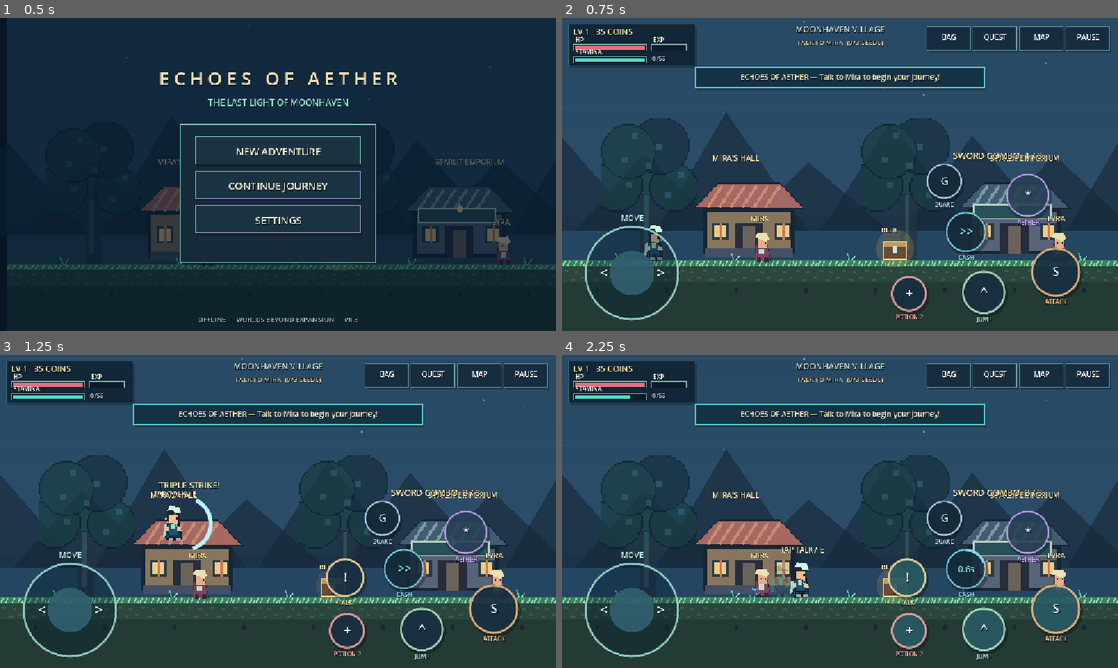
Above: before the commit, frames 1-4 (two rows, left to right).
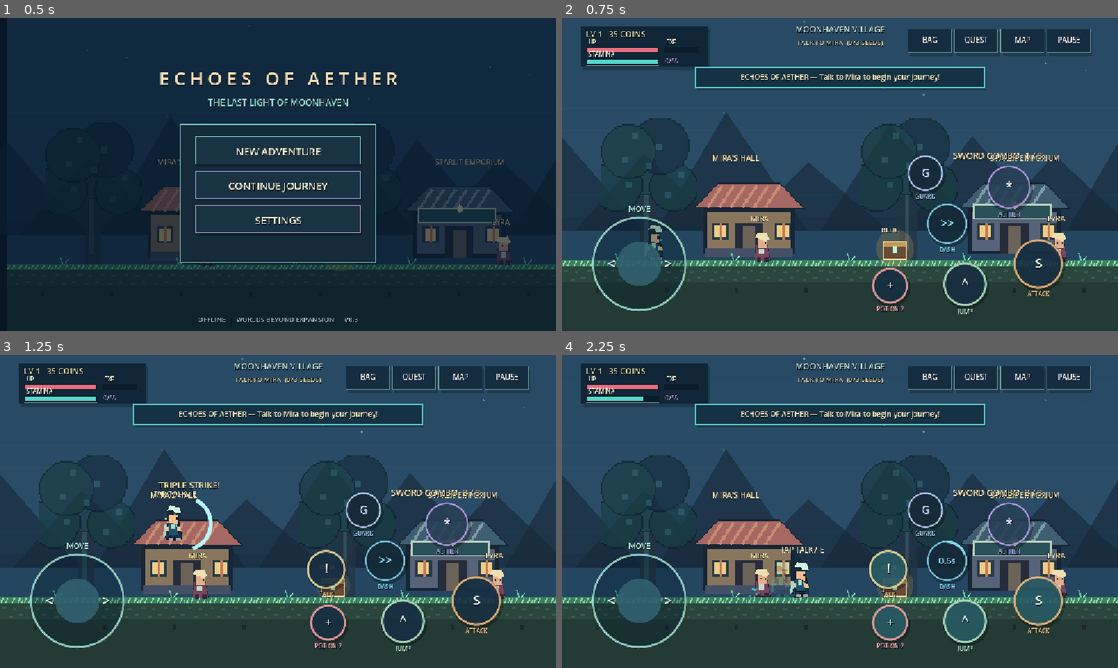
Above: after the commit, the same moments.

Repository: LokiJ07/EchoesOfAether
Game: Godot game, scene res://scenes/Main.tscn
Same seed, same stepped clock (60 frames per second), same inputs: the game is played once before the commit and once after it.
Inputs (mouse positions are in pixels of both pictures, inside the frame that each line leads up to):
- Up to frame 1 (0.5 s): no input
- Up to frame 2 (0.75 s): tap Enter at 0.5 s; move the mouse to (962, 158) at 0.52 s; hold D from 0.53 s (still down); hold J from 0.53 s (still down); click (962, 158) at 0.67 s
- Up to frame 3 (1.25 s): keep holding D; keep holding J; tap Space at 0.77 s
- Up to frame 4 (2.25 s): release D at 1.25 s; release J at 1.25 s; drag from (728, 527) to (812, 574) at 1.27 s; move the mouse to (895, 442) at 2.02 s; hold D from 2.03 s (still down); tap Shift at 2.1 s; click (895, 442) at 2.17 s

Frame 1 is identical in both runs. In frame 2, 8.2% of the frame differs, in the area x 1-99%, y 2-98%; in frame 3, 9.0%; in frame 4, 11%.

Commit message:
feat(android): responsive HUD for phone/tablet ratios, fix mastery save regression

Diff:
--- a/scripts/Game.gd
+++ b/scripts/Game.gd
@@ -1031,9 +1031,15 @@
 		portal_unlocked[3] = true
 	expansion_completed = bool(data.get("expansion_completed", false)) or bool(world_bosses_cleared[2])
 	total_kills = maxi(0, int(data.get("total_kills", 0)))
-	mastery_rewards = data.get("mastery_rewards", [])
-	if not mastery_rewards is Array:
-		mastery_rewards = []
+	# JSON numeric arrays can contain floats; normalize milestone IDs to integers
+	# before using Array.has(), so the reward never repeats after reopening the app.
+	mastery_rewards.clear()
+	var saved_rewards = data.get("mastery_rewards", [])
+	if saved_rewards is Array:
+		for item in saved_rewards:
+			var milestone: int = int(item)
+			if milestone in [12, 30, 60] and not mastery_rewards.has(milestone):
+				mastery_rewards.append(milestone)
 	guard_window = 0.0
 	guard_cooldown = 0.0
 	combo_stage = 0
@@ -1104,7 +1110,7 @@
 			touch_axis = joystick_axis_from_position(event.position)
 
 func joystick_axis_from_position(pos: Vector2) -> float:
-	var axis := clampf((pos.x - joystick_base.x) / (78.0 * hud.control_scale), -1.0, 1.0)
+	var axis := clampf((pos.x - joystick_base.x) / (78.0 * hud.active_control_scale()), -1.0, 1.0)
 	return 0.0 if absf(axis) < 0.12 else axis
 
 func touch_press(pos: Vector2, id: int) -> void:
@@ -1119,7 +1125,7 @@
 	var controls = hud.control_centers()
 	for key in controls:
 		var center: Vector2 = controls[key]
-		var hit_radius: float = (58.0 if key == "attack" else (51.0 if key in ["jump", "skill", "guard"] else 46.0)) * hud.control_scale
+		var hit_radius: float = (58.0 if key == "attack" else (51.0 if key in ["jump", "skill", "guard"] else 46.0)) * hud.active_control_scale()
 		if center.distance_to(pos) < hit_radius:
 			match key:
 				"attack":
@@ -1133,7 +1139,7 @@
 				"potion": heal()
 				"interact": interact()
 			return
-	if pos.distance_to(hud.joystick_center()) < 111.0 * hud.control_scale and joystick_touch < 0:
+	if pos.distance_to(hud.joystick_center()) < 111.0 * hud.active_control_scale() and joystick_touch < 0:
 		joystick_touch = id
 		# Always anchor on the visual thumbstick for predictable directional input.
 		joystick_base = hud.joystick_center()
@@ -1218,7 +1224,9 @@
 		var tx = float(tile) * 48.0
 		if ground_y(tx + 22.0) < 0.0: continue
 		var earth: Color = Color("243a35") if tx < 4750 else (Color("27283b") if tx < 8400 else (Color("133949") if tx < 10800 else (Color("29445b") if tx < 12900 else Color("203b32"))))
-		draw_rect(Rect2(tx, FLOOR_Y + 10, 49, 190), earth)
+		# Fill the complete visible ground on taller 4:3 tablets as well as wide phones.
+		var view_bottom: float = camera.position.y + get_viewport_rect().size.y * 0.5 / maxf(0.1, camera.zoom.y) + 90.0
+		draw_rect(Rect2(tx, FLOOR_Y + 10, 49, maxf(190.0, view_bottom - FLOOR_Y)), earth)
 		var ground_tex: Texture2D = GRASS if tx < 4750 or tx >= 12900 else ROCK
 		var ground_tint: Color = Color("bdefff") if tx >= 8400 and tx < 10800 else (Color("b0d8ee") if tx >= 10800 and tx < 12900 else Color.WHITE)
 		draw_texture_rect(ground_tex, Rect2(tx, FLOOR_Y - 1, 49, 46), false, ground_tint)
--- a/scripts/HUD.gd
+++ b/scripts/HUD.gd
@@ -21,13 +21,45 @@
 	mouse_filter = Control.MOUSE_FILTER_IGNORE
 	load_control_layout()
 
+# Adapt coordinates to the real phone aspect ratio; the Godot "expand" viewport
+# makes screen size variable (16:9, 19.5:9, 20:9, tablets, cutout-safe margins).
+func safe_layout_rect(view: Vector2) -> Rect2:
+	var margin_x: float = clampf(view.x * 0.034, 18.0, 64.0)
+	var margin_y: float = clampf(view.y * 0.026, 10.0, 24.0)
+	return Rect2(Vector2(margin_x, margin_y),
+		Vector2(maxf(1.0, view.x - margin_x * 2.0), maxf(1.0, view.y - margin_y * 2.0)))
+
+func screen_scale_for(view: Vector2) -> float:
+	return clampf(minf(view.x / 1152.0, view.y / 648.0), 0.72, 1.18)
+
+func active_control_scale() -> float:
+	return control_scale * screen_scale_for(size)
+
+func default_control_centers_for(view: Vector2) -> Dictionary:
+	var bounds: Rect2 = safe_layout_rect(view)
+	var right: float = bounds.end.x
+	var bottom: float = bounds.end.y
+	var factor: float = screen_scale_for(view)
+	return {"joystick": Vector2(bounds.position.x + 121.0 * factor, bottom - 122.0 * factor),
+		"attack": Vector2(right - 126.0 * factor, bottom - 122.0 * factor),
+		"jump": Vector2(right - 278.0 * factor, bottom - 80.0 * factor),
+		"dash": Vector2(right - 315.0 * factor, bottom - 205.0 * factor),
+		"skill": Vector2(right - 187.0 * factor, bottom - 281.0 * factor),
+		"potion": Vector2(right - 433.0 * factor, bottom - 77.0 * factor),
+		"interact": Vector2(right - 437.0 * factor, bottom - 187.0 * factor),
+		"guard": Vector2(right - 360.0 * factor, bottom - 310.0 * factor)}
+
 func default_control_centers() -> Dictionary:
-	var w: float = size.x
-	var h: float = size.y
-	return {"joystick": Vector2(145.0, h - 120.0), "attack": Vector2(w - 129.0, h - 122.0),
-		"jump": Vector2(w - 278.0, h - 80.0), "dash": Vector2(w - 315.0, h - 205.0),
-		"skill": Vector2(w - 187.0, h - 281.0), "potion": Vector2(w - 433.0, h - 77.0),
-		"interact": Vector2(w - 437.0, h - 187.0), "guard": Vector2(w - 360.0, h - 310.0)}
+	return default_control_centers_for(size)
+
+func clamp_control_point(at: Vector2, view: Vector2) -> Vector2:
+	var bounds: Rect2 = safe_layout_rect(view)
+	var margin: float = 56.0 * control_scale * screen_scale_for(view)
+	var min_x: float = bounds.position.x + margin
+	var max_x: float = maxf(min_x, bounds.end.x - margin)
+	var min_y: float = maxf(165.0 * screen_scale_for(view), bounds.position.y + 105.0 * screen_scale_for(view))
+	var max_y: float = maxf(min_y, bounds.end.y - margin)
+	return Vector2(clampf(at.x, min_x, max_x), clampf(at.y, min_y, max_y))
 
 func control_position(key: String) -> Vector2:
 	var defaults: Dictionary = default_control_centers()
@@ -35,7 +67,8 @@
 		return Vector2.ZERO
 	if custom_positions.has(key):
 		var coords: Array = custom_positions[key]
-		return Vector2(float(coords[0]) * size.x, float(coords[1]) * size.y)
+		return clamp_control_point(Vector2(float(coords[0]) * size.x,
+			float(coords[1]) * size.y), size)
 	return defaults[key]
 
 func joystick_center() -> Vector2:
@@ -51,9 +84,7 @@
 func set_control_position(key: String, at: Vector2) -> void:
 	if not CONTROL_KEYS.has(key) or size.x <= 0.0 or size.y <= 0.0:
 		return
-	var safe_margin: float = 64.0 * control_scale
-	var target: Vector2 = Vector2(clampf(at.x, safe_margin, maxf(safe_margin, size.x - safe_margin)),
-		clampf(at.y, 132.0 + 20.0 * control_scale, maxf(132.0, size.y - safe_margin)))
+	var target: Vector2 = clamp_control_point(at, size)
 	custom_positions[key] = [target.x / size.x, target.y / size.y]
 	queue_redraw()
 
@@ -98,7 +129,7 @@
 		return false
 	if handle_menu_press(at):
 		return true
-	var closest := 115.0 * control_scale
+	var closest := 115.0 * active_control_scale()
 	var selected := ""
 	for key in CONTROL_KEYS:
 		var distance: float = control_position(key).distance_to(at)
@@ -243,7 +274,7 @@
 	menu_buttons.append({"rect": rect, "key": code})
 
 func control_button(at: Vector2, radius: float, letter: String, label: String, tint: Color) -> void:
-	radius *= control_scale
+	radius *= active_control_scale()
 	draw_circle(at + Vector2(3, 5), radius + 2, faded(Color(0, 0, 0, 0.31)))
 	draw_circle(at, radius, faded(Color("183044") if game.dash_timer <= 0.0 else Color("295c66")))
 	draw_arc(at, radius - 2, 0, TAU, 36, faded(tint), 3.0, true)
@@ -252,7 +283,7 @@
 
 func draw_dash_button(at: Vector2) -> void:
 	var tint := Color("84d9f0")
-	var radius: float = 42.0 * control_scale
+	var radius: float = 42.0 * active_control_scale()
 	draw_circle(at + Vector2(3, 5), radius + 2.0, faded(Color(0, 0, 0, 0.31)))
 	draw_circle(at, radius, faded(Color("162c39")))
 	draw_arc(at, radius - 2.0, 0.0, TAU, 36, faded(tint), 2.0, true)
@@ -264,7 +295,7 @@
 	centered(at.x, at.y + radius + 16, "DASH", 12, tint)
 
 func draw_guard_button(at: Vector2) -> void:
-	var radius: float = 37.0 * control_scale
+	var radius: float = 37.0 * active_control_scale()
 	var tint := Color("c2d5fb")
 	var active: bool = game.guard_window > 0.0
 	draw_circle(at + Vector2(3, 5), radius + 2.0, faded(Color(0, 0, 0, 0.31)))
@@ -284,7 +315,7 @@
 	return "READY"
 
 func draw_skill_button(at: Vector2) -> void:
-	var radius: float = 45.0 * control_scale
+	var radius: float = 45.0 * active_control_scale()
 	var tint := Color("c6a2f5")
 	var recharging: bool = game.skill_timer > 0.0
 	var low_stamina: bool = game.stamina < 35.0
@@ -357,33 +388,39 @@
 
 func draw_game_status(w: float, h: float) -> void:
 	# Compact status strip: never blocks the central gameplay corridor.
-	box(Rect2(13, 12, 263, 85), Color("112636"), Color("3d7278"), 1.0)
-	text(Vector2(23, 35), "LV %d   %d COINS" % [game.level, game.coins], 17, Color("e9d69a"))
-	bar(Vector2(24, 55), 151, game.hp / game.max_hp, Color("e86d81"), "HP")
-	bar(Vector2(24, 80), 151, game.stamina / game.max_stamina, Color("57d5c8"), "STAMINA")
+	var safe_origin: Vector2 = safe_layout_rect(Vector2(w, h)).position - Vector2(13.0, 12.0)
+	box(Rect2(Vector2(13, 12) + safe_origin, Vector2(263, 85)), Color("112636"), Color("3d7278"), 1.0)
+	text(Vector2(23, 35) + safe_origin, "LV %d   %d COINS" % [game.level, game.coins], 17, Color("e9d69a"))
+	bar(Vector2(24, 55) + safe_origin, 151, game.hp / game.max_hp, Color("e86d81"), "HP")
+	bar(Vector2(24, 80) + safe_origin, 151, game.stamina / game.max_stamina, Color("57d5c8"), "STAMINA")
 	var needed = maxi(1, game.level * 55)
-	bar(Vector2(185, 55), 73, float(game.exp_points) / float(needed), Color("c9a0ee"), "EXP")
-	text(Vector2(187, 89), "%d/%d" % [game.exp_points, needed], 13, Color("d3c3e7"))
-	centered(w / 2.0, 30, game.area_name(), 17, Color("cfdecb"))
+	bar(Vector2(185, 55) + safe_origin, 73, float(game.exp_points) / float(needed), Color("c9a0ee"), "EXP")
+	text(Vector2(187, 89) + safe_origin, "%d/%d" % [game.exp_points, needed], 13, Color("d3c3e7"))
+	var bounds: Rect2 = safe_layout_rect(Vector2(w, h))
+	# Compact portrait-ish landscape/tablets need the area title below the top buttons.
+	var compact: bool = w < 1080.0
+	var title_y: float = 96.0 if compact else 30.0
+	var quest_y: float = 122.0 if compact else 55.0
+	centered(bounds.get_center().x, title_y, game.area_name(), 17, Color("cfdecb"))
 	if game.quest_stage < 3:
 		var quest_label = ("TALK TO MIRA  (%d/3 SEEDS)" % game.seeds) if game.quest_stage == 0 else ("AETHER SEEDS %d/3" % game.seeds if game.quest_stage == 1 else "DEFEAT THE WARDEN")
-		centered(w / 2.0, 55, quest_label, 14, Color("e4c891"))
+		centered(bounds.get_center().x, quest_y, quest_label, 14, Color("e4c891"))
 	else:
-		centered(w / 2.0, 55, "VALLEY SAVED — MAIN QUEST COMPLETE", 14, Color("a7f2bc"))
+		centered(bounds.get_center().x, quest_y, "VALLEY SAVED — MAIN QUEST COMPLETE", 14, Color("a7f2bc"))
 	for i in range(4):
 		var label = ["BAG", "QUEST", "MAP", "PAUSE"][i]
 		var key = ["bag", "quest", "map", "pause"][i]
-		var r = Rect2(w - 396 + i * 96, 18, 90, 49)
+		var r = Rect2(bounds.end.x - 396.0 + float(i) * 96.0, bounds.position.y + 6.0, 90.0, 49.0)
 		box(r, Color("162d40"), Color("6a9f9c"), 1.0)
 		centered(r.position.x + r.size.x / 2.0, r.position.y + 28, label, 15)
 		top_buttons.append({"rect": r, "key": key})
 
 func draw_mobile_controls(w: float, h: float) -> void:
 	var joy: Vector2 = joystick_center()
-	var radius: float = 99.0 * control_scale
+	var radius: float = 99.0 * active_control_scale()
 	draw_circle(joy, radius, faded(Color(0.02, 0.12, 0.18, 0.42)))
 	draw_arc(joy, radius - 3.0, 0, TAU, 52, faded(Color("a0dccd")), 3.0, true)
-	draw_circle(joy + Vector2(game.touch_axis * 55.0 * control_scale, 0), 46.0 * control_scale, faded(Color("31616f")))
+	draw_circle(joy + Vector2(game.touch_axis * 55.0 * active_control_scale(), 0), 46.0 * active_control_scale(), faded(Color("31616f")))
 	centered(joy.x, joy.y - radius - 9.0, "MOVE", 16, Color("b3e8dc"))
 	text(joy + Vector2(-66, 10), "<", 28, Color("e2f5f3"))
 	text(joy + Vector2(51, 10), ">", 28, Color("e2f5f3"))
@@ -544,9 +581,11 @@
 
 func draw_hud_editor(w: float, h: float) -> void:
 	# Editor displays actual mobile controls over the world; drag a control to relocate it.
-	var toolbar := Rect2(w * 0.5 - 525.0, 103.0, 1050.0, 118.0)
+	var bounds: Rect2 = safe_layout_rect(Vector2(w, h))
+	var toolbar_width: float = minf(1050.0, bounds.size.x - 12.0)
+	var toolbar: Rect2 = Rect2((w - toolbar_width) * 0.5, bounds.position.y + 91.0, toolbar_width, 118.0)
 	box(toolbar, Color(0.04, 0.09, 0.17, 0.92), Color("8bb4ca"), 2.0)
-	centered(w * 0.5, 127.0, "DRAG ANY CONTROL TO MOVE IT", 18, Color("f0eacb"))
+	centered(w * 0.5, toolbar.position.y + 24.0, "DRAG ANY CONTROL TO MOVE IT", 18, Color("f0eacb"))
 	var actions = [
 		{"name": "SMALLER", "key": "hud_smaller"},
 		{"name": "LARGER", "key": "hud_larger"},
@@ -556,12 +595,13 @@
 		{"name": "SAVE & EXIT", "key": "hud_done"}
 	]
 	for i in range(actions.size()):
-		var x: float = toolbar.position.x + 16.0 + float(i) * 173.0
-		menu_button(Rect2(x, 147.0, 164.0, 54.0), actions[i]["name"], actions[i]["key"],
+		var slot: float = (toolbar_width - 24.0) / float(actions.size())
+		var x: float = toolbar.position.x + 12.0 + float(i) * slot
+		menu_button(Rect2(x, toolbar.position.y + 45.0, slot - 8.0, 54.0), actions[i]["name"], actions[i]["key"],
 			Color("f0b7aa") if i == 4 else Color("91d8cd"))
 	centered(w * 0.5, h - 20.0, "SIZE %d%%     OPACITY %d%%    |    Positions saved automatically" % [int(control_scale * 100.0), int(control_opacity * 100.0)], 15, Color("e8dfbc"))
 	if editor_key != "":
-		draw_arc(control_position(editor_key), 74.0 * control_scale, 0, TAU, 52, Color("ffe4a0"), 4.0, true)
+		draw_arc(control_position(editor_key), 74.0 * active_control_scale(), 0, TAU, 52, Color("ffe4a0"), 4.0, true)
 
 func draw_defeat(w: float, h: float) -> void:
 	var r = modal(w, h, "YOUR LIGHT HAS FADED", 580, 360)
--- a/tests/v06_custom_hud.gd
+++ b/tests/v06_custom_hud.gd
@@ -114,5 +114,17 @@
 	legacy.store_string(JSON.stringify(old))
 	legacy.close()
 	if not check(game.load_game() and game.level == 3 and game.quest_stage == 2 and game.total_kills == 0 and game.mastery_rewards.is_empty(), "v0.3 saves migrate with safe v0.6 defaults"): return
+	# Responsive layout is computed from the current viewport, not a fixed 16:9 image.
+	for simulated_view in [Vector2(960, 540), Vector2(1152, 648), Vector2(1440, 648),
+		Vector2(1152, 864), Vector2(1920, 648)]:
+		var safe: Rect2 = hud.safe_layout_rect(simulated_view)
+		var controls: Dictionary = hud.default_control_centers_for(simulated_view)
+		var factor: float = hud.screen_scale_for(simulated_view)
+		if not check(factor >= 0.72 and factor <= 1.18, "Screen scale stays within reasonable touch size"): return
+		for key in hud.CONTROL_KEYS:
+			if not check(safe.has_point(controls[key]), "Control %s stays within safe margins on %s" % [key, str(simulated_view)]): return
+		if not check(controls["joystick"].x < controls["potion"].x and controls["jump"].x < controls["attack"].x, "No left/right cluster inversion on %s" % str(simulated_view)): return
+		if not check(controls["attack"].distance_to(controls["jump"]) > 95.0 * factor, "Attack and jump retain separate tap regions on %s" % str(simulated_view)): return
+	print("PASS: adaptive HUD stays in bounds on compact, 16:9, 20:9, 4:3 and ultrawide displays")
 	print("PASS: v0.6 HUD drag, scale, transparency, reset, persistence, guard, combo, mastery, legacy saves")
 	quit(0)
Not shown, changed: export_presets.cfg
